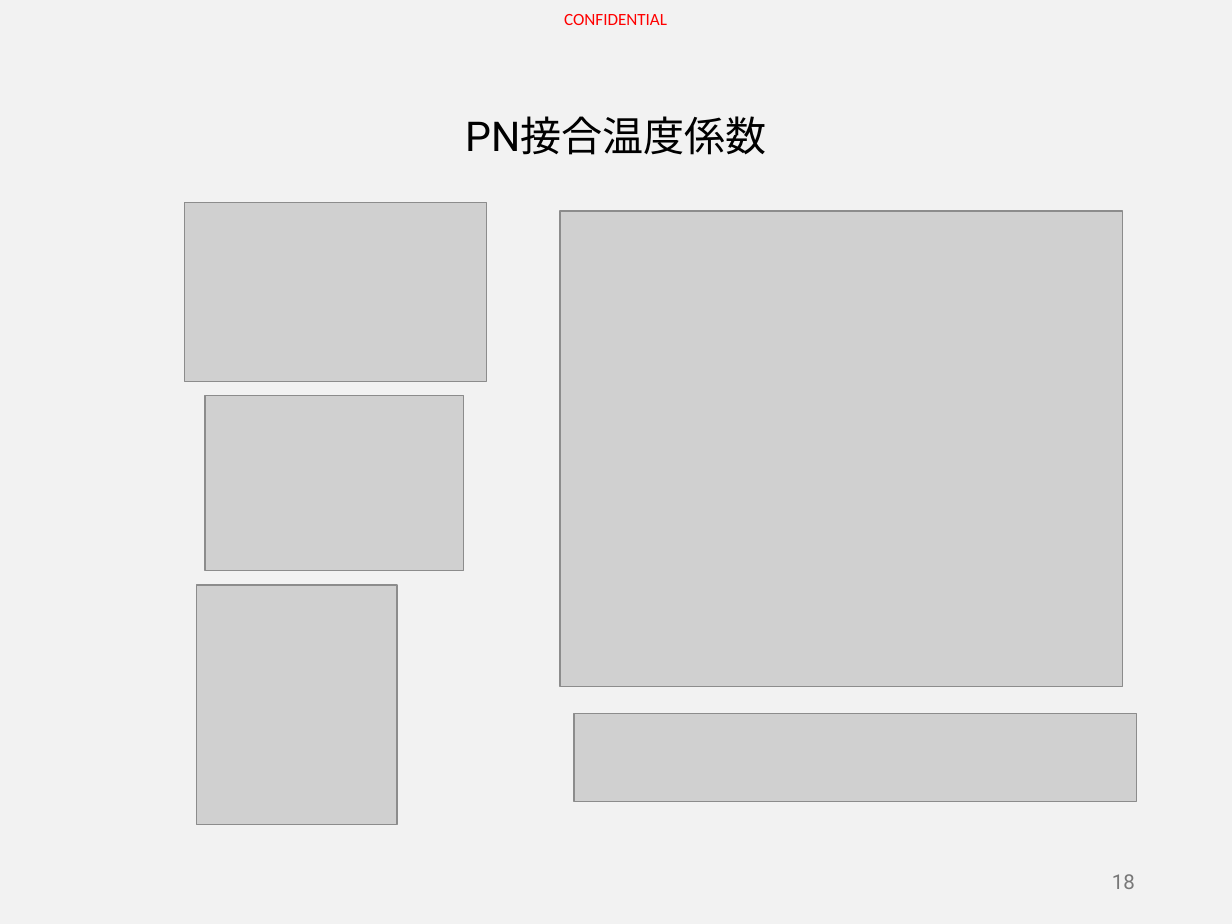
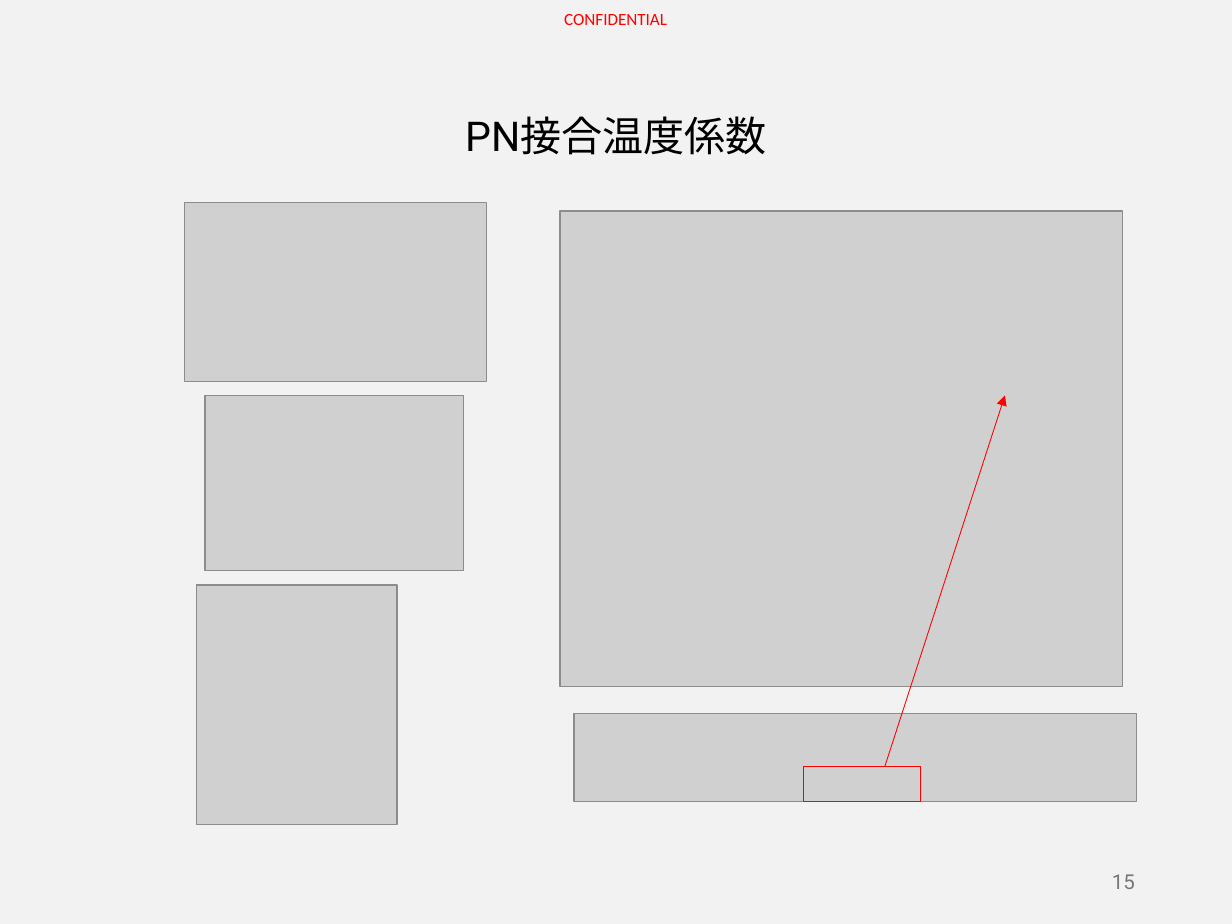
Before and after one commit to HiroyaIto/sansen, a slide deck: slide 15 of MOS-TrとICの基本&Tips Part1.pptx (slide 18 before the commit). Drawn at 1232x924 pixels with LibreOffice and Linux fonts; fonts in the diff are those of the drawing; grey boxes stand for pictures. Boxes give left, top, right and bottom in pixels: in the first picture for what was removed or moved away, otherwise in the second. Text is boxed around its words. In the diff, an @@ line names an element or a change of style, - is before the commit and + after.

```diff
--- a/MOS-TrとICの基本&Tips Part1.pptx
+++ b/MOS-TrとICの基本&Tips Part1.pptx
@@ arrow added from (885, 766) to (1005, 395), #FF0000 0.5 pt @@
@@ rectangle added at [803,766,920,801], outline #FF0000 0.75 pt @@
@@ page number at [1112,874,1135,889]: text changed @@
-18
+15
```
Also in this commit, not shown: 4 other slides changed, 6 slides added.
